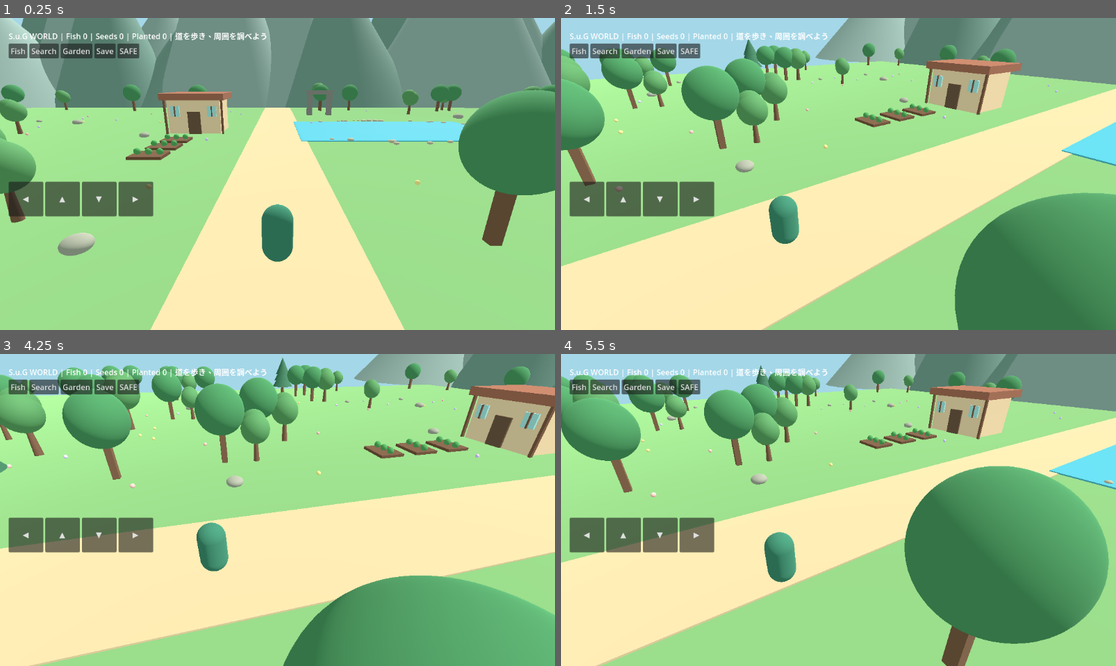
Above: before the commit, frames 1-4 (two rows, left to right).
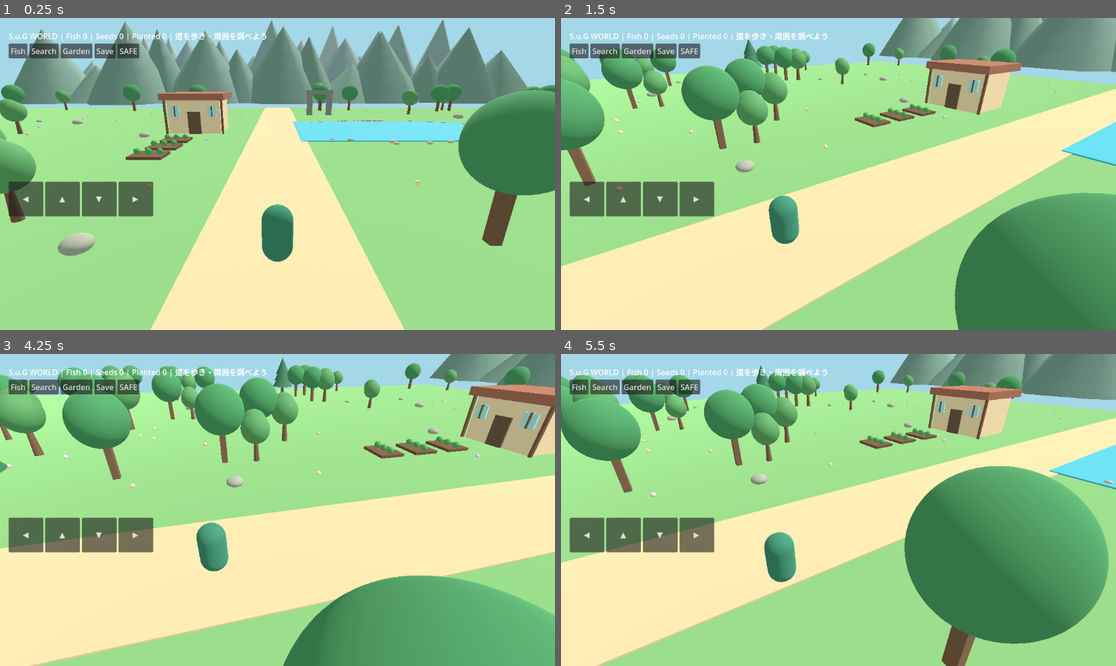
Above: after the commit, the same moments.

Repository: koji06ochi-ship-it/SUG-WORLD-3D
Game: Godot game, scene res://main.tscn
The game is run twice, just before and just after one commit, with the same random seed, the same clock (stepped at 60 frames per second) and the same inputs.
Inputs (mouse positions are in pixels of both pictures, inside the frame that each line leads up to):
- Up to frame 1 (0.25 s): no input
- Up to frame 2 (1.5 s): move the mouse to (960, 158) at 0.52 s; hold D 0.53-1.25 s; click (960, 158) at 0.67 s; drag from (727, 189) to (810, 236) at 1.27 s
- Up to frame 3 (4.25 s): move the mouse to (333, 441) at 2.02 s; hold D 2.03-2.75 s; drag from (249, 572) to (111, 463) at 2.77 s; move the mouse to (444, 556) at 3.52 s; hold A from 3.53 s (still down)
- Up to frame 4 (5.5 s): release A at 4.25 s; drag from (672, 463) to (755, 432) at 4.27 s; move the mouse to (866, 510) at 5.02 s; hold S from 5.03 s (still down); click (866, 510) at 5.17 s

The runs differ from the first frame. In frame 1, 15% of the frame differs, in the area x 0-100%, y 0-29%; in frame 2, 3.7%; in frame 3, 2.1%; in frame 4, 2.8%.

Commit message:
Replace flat-looking mountain wall with layered ridge peaks and snowcaps

Diff:
--- a/world_landscape.gd
+++ b/world_landscape.gd
@@ -24,15 +24,28 @@
     var root := Node3D.new()
     root.name = "WorldLandscape01"
     scene.add_child(root)
-    # Layered mountain silhouettes around the playable valley.
-    for i in range(16):
-        var x := -76.0 + float(i) * 10.0
-        var z := 73.0 + float(i % 3) * 8.0
-        var mountain := CylinderMesh.new()
-        mountain.top_radius = 0.0
-        mountain.bottom_radius = 16.0 + float(i % 4) * 3.0
-        mountain.height = 26.0 + float(i % 5) * 6.0
-        _shape(root, "Mountain", mountain, Vector3(x, mountain.height * 0.5 - 1.0, z), "#6d8e80" if i % 2 == 0 else "#8ca39a")
+    # Low-poly ridge peaks: taper into the horizon, no large flat wall.
+    var ridge_rng := RandomNumberGenerator.new()
+    ridge_rng.seed = 20261102
+    for row in range(3):
+        for i in range(13):
+            var x := -84.0 + float(i) * 14.0 + ridge_rng.randf_range(-3.0, 3.0)
+            var z := 105.0 + float(row) * 21.0 + ridge_rng.randf_range(-4.0, 4.0)
+            var peak_height := ridge_rng.randf_range(13.0, 29.0) * (1.0 + float(row) * 0.15)
+            var mountain := CylinderMesh.new()
+            mountain.top_radius = 0.0
+            mountain.bottom_radius = ridge_rng.randf_range(12.0, 19.0)
+            mountain.height = peak_height
+            mountain.radial_segments = 7
+            var color := "#708c7f" if row == 0 else ("#879b99" if row == 1 else "#a0adad")
+            _shape(root, "RidgePeak", mountain, Vector3(x, peak_height * 0.5 - 2.0, z), color)
+            if row > 0 and peak_height > 25.0:
+                var cap := CylinderMesh.new()
+                cap.top_radius = 0.0
+                cap.bottom_radius = mountain.bottom_radius * 0.22
+                cap.height = peak_height * 0.24
+                cap.radial_segments = 7
+                _shape(root, "SnowCap", cap, Vector3(x, peak_height * 0.88 - 2.0, z), "#e2e9e4")
     # Water surface is kept inside the existing lake footprint.
     var water := PlaneMesh.new()
     water.size = Vector2(19.6, 11.6)
